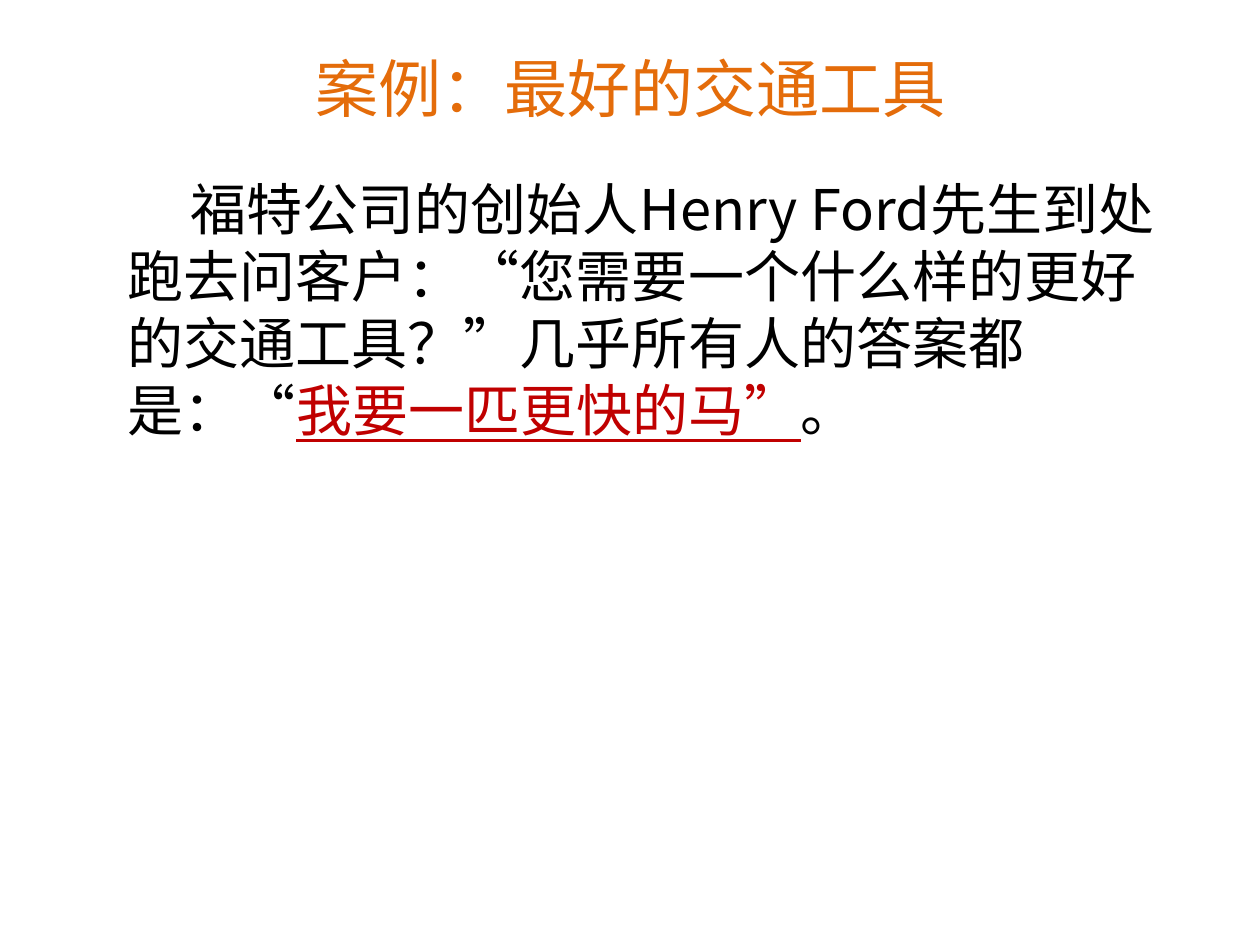
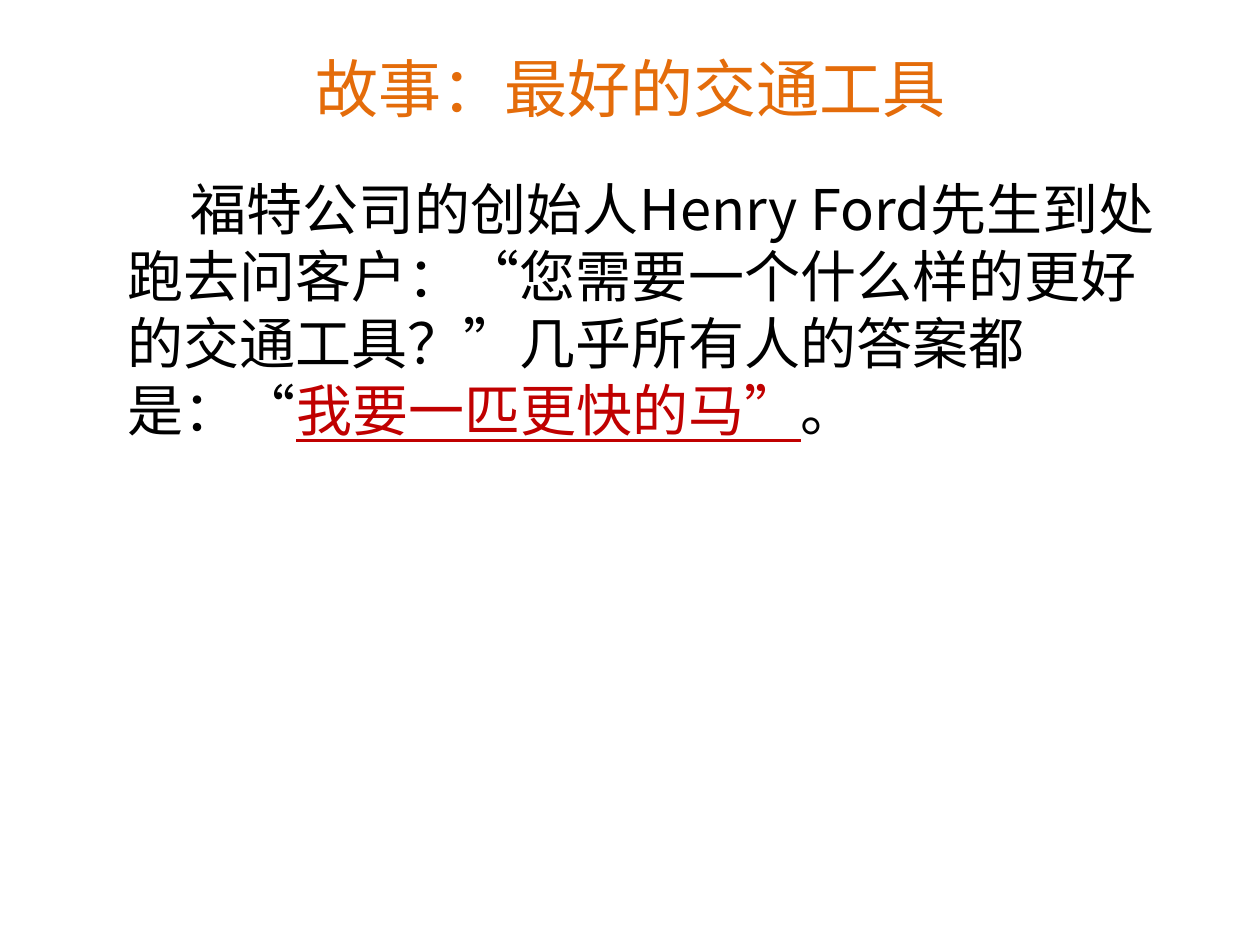
Before and after one commit to Benguan/document, a slide deck: slide 10 of 上大培训：scrum和vs2012 部分.pptx. Drawn at 1260x945 pixels with LibreOffice and Linux fonts; fonts in the diff are those of the drawing; background and template pictures are left out. Boxes give left, top, right and bottom in pixels: in the first picture for what was removed or moved away, otherwise in the second. Text is boxed around its words. In the diff, an @@ line names an element or a change of style, - is before the commit and + after.

Commit message:
last version

```diff
--- a/上大培训：scrum和vs2012 部分.pptx
+++ b/上大培训：scrum和vs2012 部分.pptx
@@ title at [315, 58, 945, 118]: text changed @@
-案例：最好的交通工具
+故事：最好的交通工具
```
Also in this commit, not shown: 2 other slides changed, 1 slide added.
